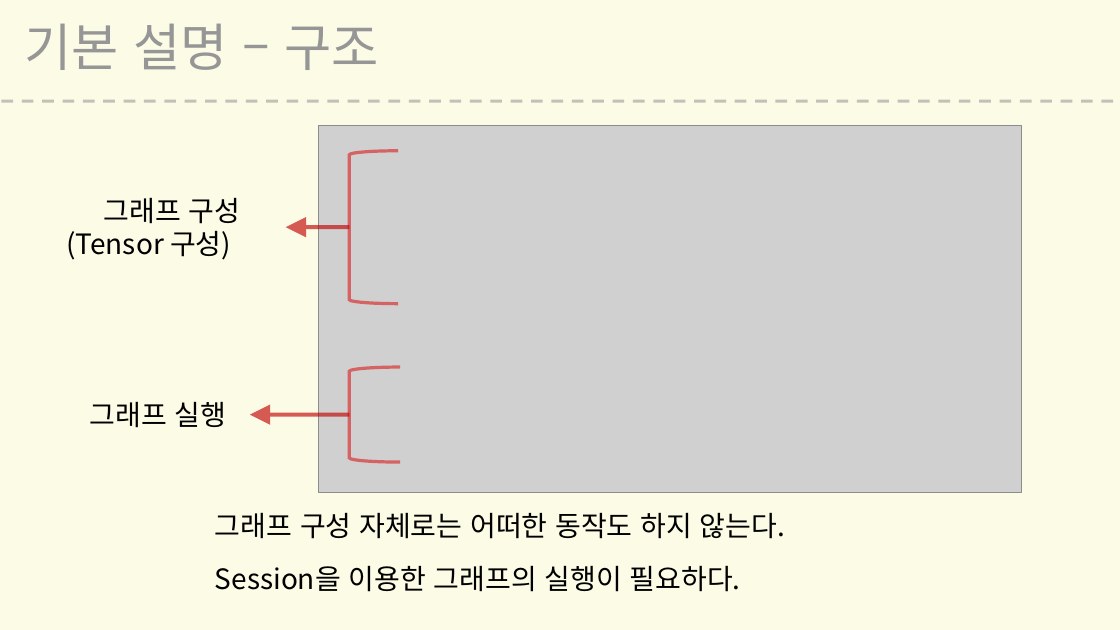
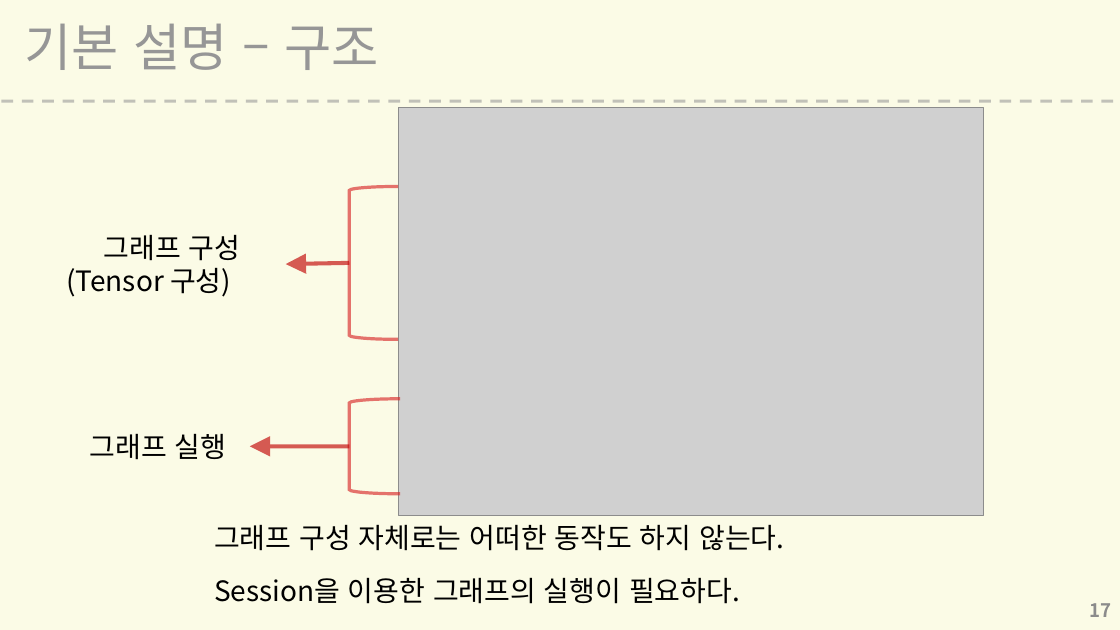
Before and after one commit to L00G/-, a slide deck: slide 17 of 텐서플로우 세미나.pptx (slide 15 before the commit). Drawn at 1120x630 pixels with LibreOffice and Linux fonts; fonts in the diff are those of the drawing; grey boxes stand for pictures; background and template pictures are left out. Boxes give left, top, right and bottom in pixels: in the first picture for what was removed or moved away, otherwise in the second. Text is boxed around its words. In the diff, an @@ line names an element or a change of style, - is before the commit and + after.

```diff
--- a/텐서플로우 세미나.pptx
+++ b/텐서플로우 세미나.pptx
@@ picture: place and size @@
-picture at [318, 126, 1022, 492]
+picture at [398, 108, 984, 515]
@@ 1 text, 1 right bracket, 1 arrow: place and size @@
-1 text, 1 right bracket, 1 arrow at [66, 150, 398, 303]
+1 text, 1 right bracket, 1 arrow at [66, 187, 398, 339]
@@ 1 text, 1 arrow, 1 right bracket: place and size @@
-1 text, 1 arrow, 1 right bracket at [90, 367, 401, 462]
+1 text, 1 arrow, 1 right bracket at [90, 399, 401, 494]
@@ text "그래프 구성 자체로는 어떠한 동작도 ...": place and size @@
-text "그래프 구성 자체로는 어떠한 동작도 ..." at [215, 512, 785, 539]
+text "그래프 구성 자체로는 어떠한 동작도 ..." at [214, 524, 784, 551]
@@ text "Session을 이용한 그래프의 실행이 필요하다.": place and size @@
-text "Session을 이용한 그래프의 실행이 필요하다." at [215, 565, 741, 592]
+text "Session을 이용한 그래프의 실행이 필요하다." at [214, 577, 740, 604]
@@ page number added at [1090, 603, 1112, 617], 16 pt, text #8C8C8C, bold @@
+17
```
Also in this commit, not shown: 39 other slides changed, 1 other file.
